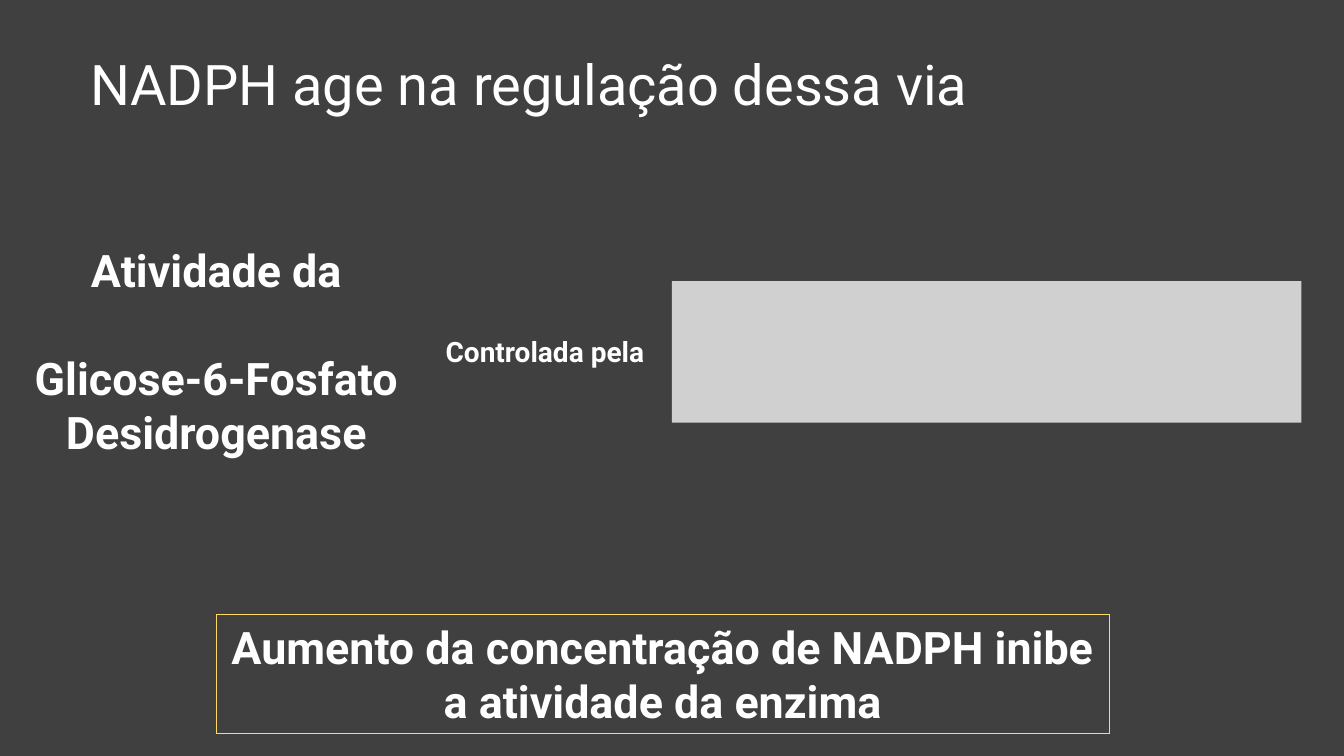
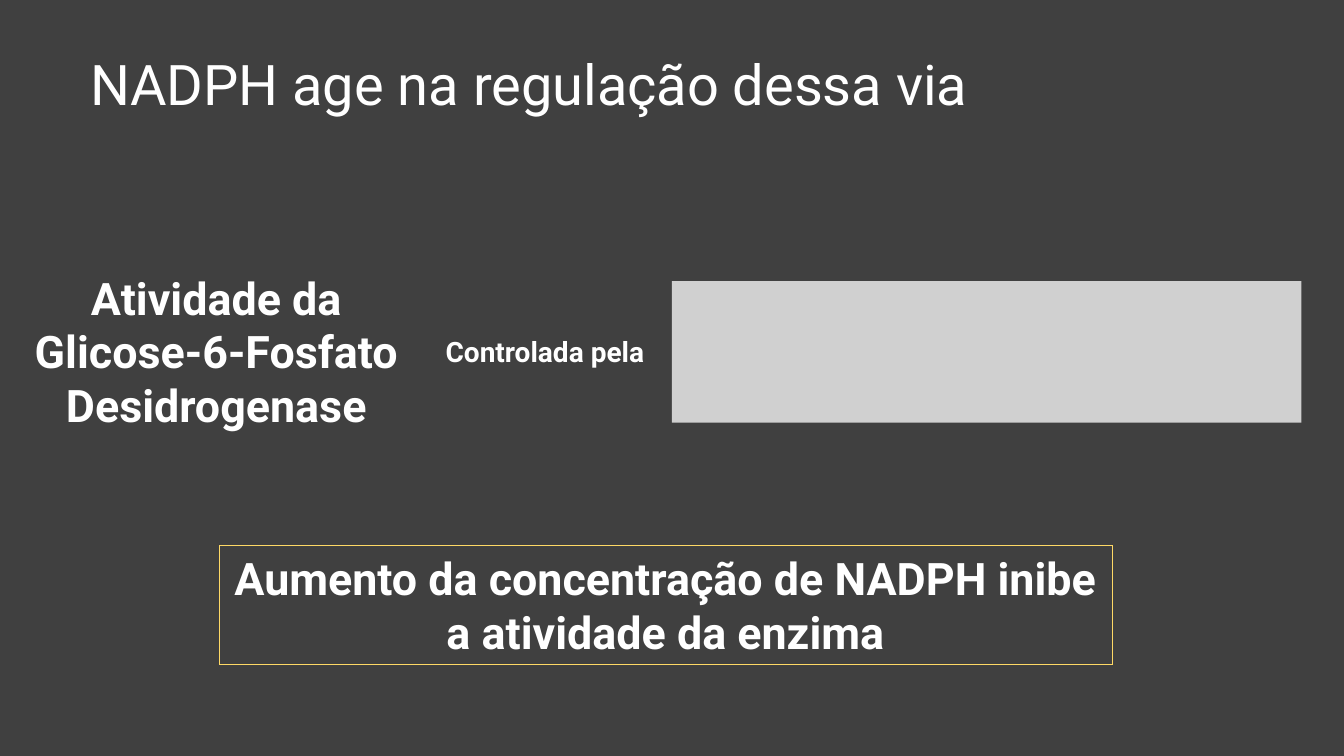
Before and after one commit to daniloasdotcom/Bioquimica-com-Danilo, a slide deck: slide 12 of static/aulas/via_das_pentoses.pptx (slide 14 before the commit). Drawn at 1344x756 pixels with LibreOffice and Linux fonts; fonts in the diff are those of the drawing; grey boxes stand for pictures. Boxes give left, top, right and bottom in pixels: in the first picture for what was removed or moved away, otherwise in the second. Text is boxed around its words. In the diff, an @@ line names an element or a change of style, - is before the commit and + after.

```diff
--- a/static/aulas/via_das_pentoses.pptx
+++ b/static/aulas/via_das_pentoses.pptx
@@ text "Atividade da" rewrapped from (x1=35, y1=253, x2=398, y2=459) to (x1=35, y1=281, x2=398, y2=432) @@
@@ rectangle "Aumento da concentração de NADPH ..." moved from (x1=217, y1=615, x2=1110, y2=734) to (x1=220, y1=546, x2=1113, y2=665) @@
```
Also in this commit, not shown: 16 other slides changed, 1 slide added, 3 slides removed, 3 other files.
